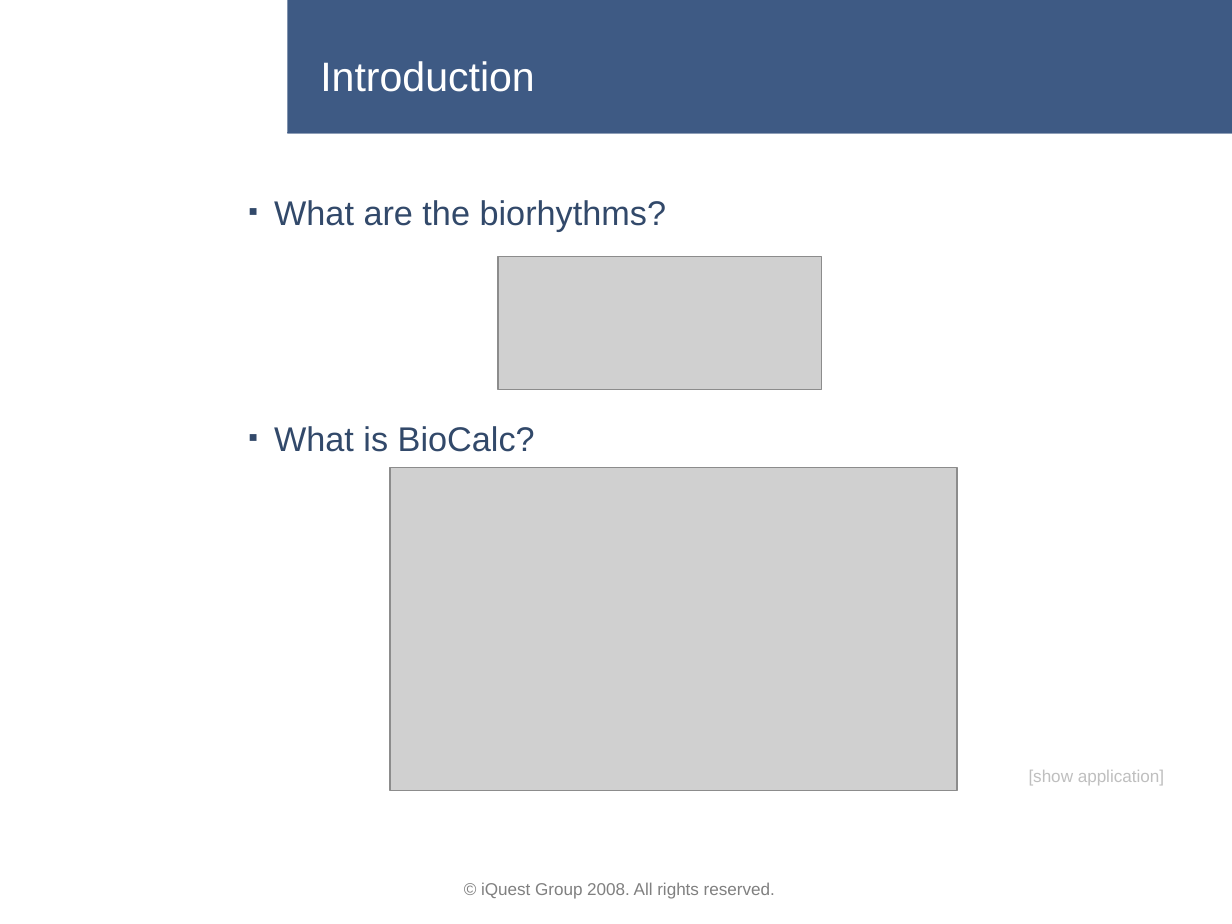
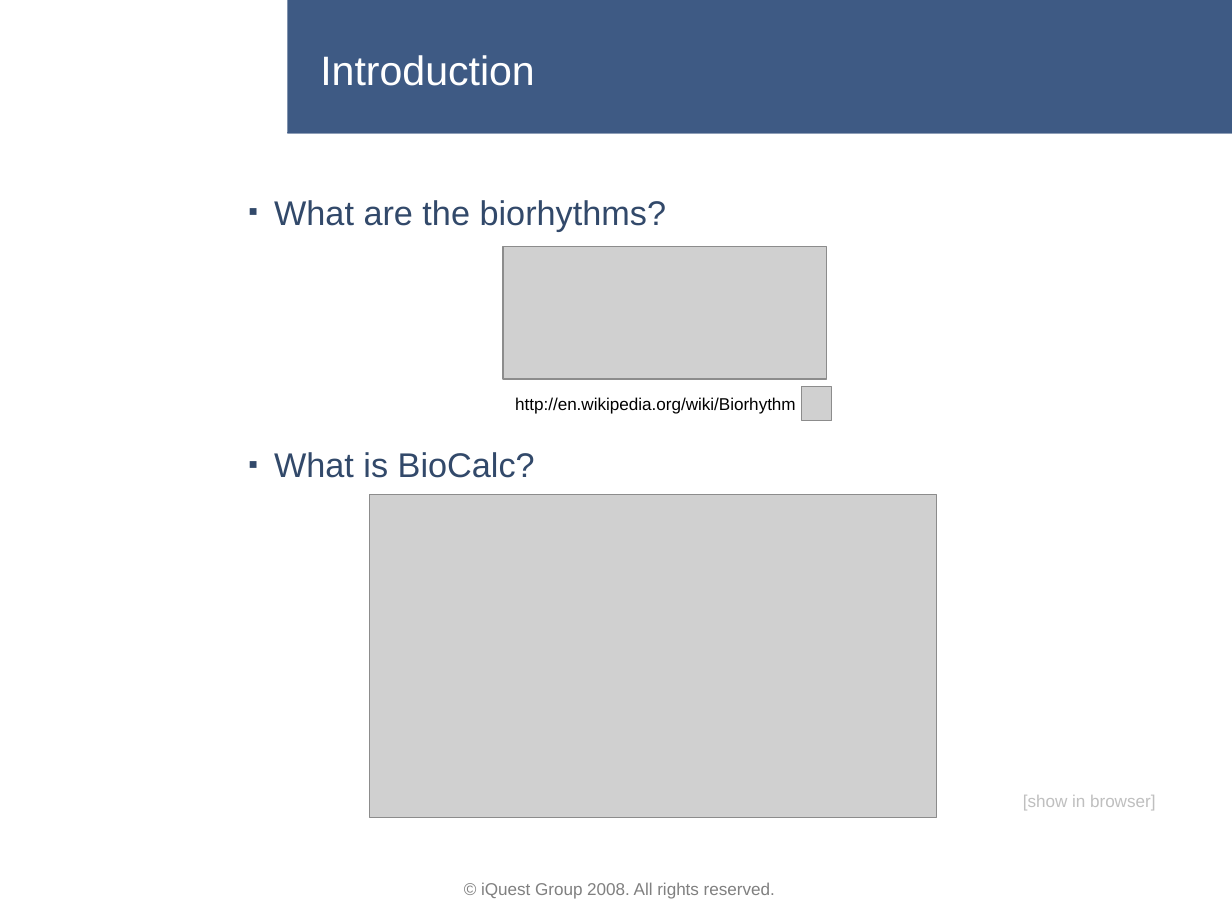
Before and after one commit to lastunicorn/BioCalcJs, a slide deck: slide 3 of doc/BioCalc Presentation.pptx. Drawn at 1232x924 pixels with LibreOffice and Linux fonts; fonts in the diff are those of the drawing; grey boxes stand for pictures; background and template pictures are left out. Boxes give left, top, right and bottom in pixels: in the first picture for what was removed or moved away, otherwise in the second. Text is boxed around its words. In the diff, an @@ line names an element or a change of style, - is before the commit and + after.

```diff
--- a/doc/BioCalc Presentation.pptx
+++ b/doc/BioCalc Presentation.pptx
@@ title "Introduction": place and size @@
-title "Introduction" at [320,61,534,92]
+title "Introduction" at [320,55,534,86]
@@ picture: place and size @@
-picture at [498,256,821,389]
+picture at [503,246,825,379]
@@ picture added at [802,387,832,421] @@
@@ text added at [515,397,796,414], 10 pt, text #000000 @@
+http://en.wikipedia.org/wiki/Biorhythm
@@ text "What is BioCalc?": place and size @@
-text "What is BioCalc?" at [274,426,535,452]
+text "What is BioCalc?" at [274,452,535,478]
@@ picture: place and size @@
-picture at [391,468,957,791]
+picture at [370,494,936,817]
@@ text at [1023,795,1155,810]: text changed @@
-[show application]
+[show in browser]
```
Also in this commit, not shown: 15 other slides changed, 9 slides added, 2 other files.
